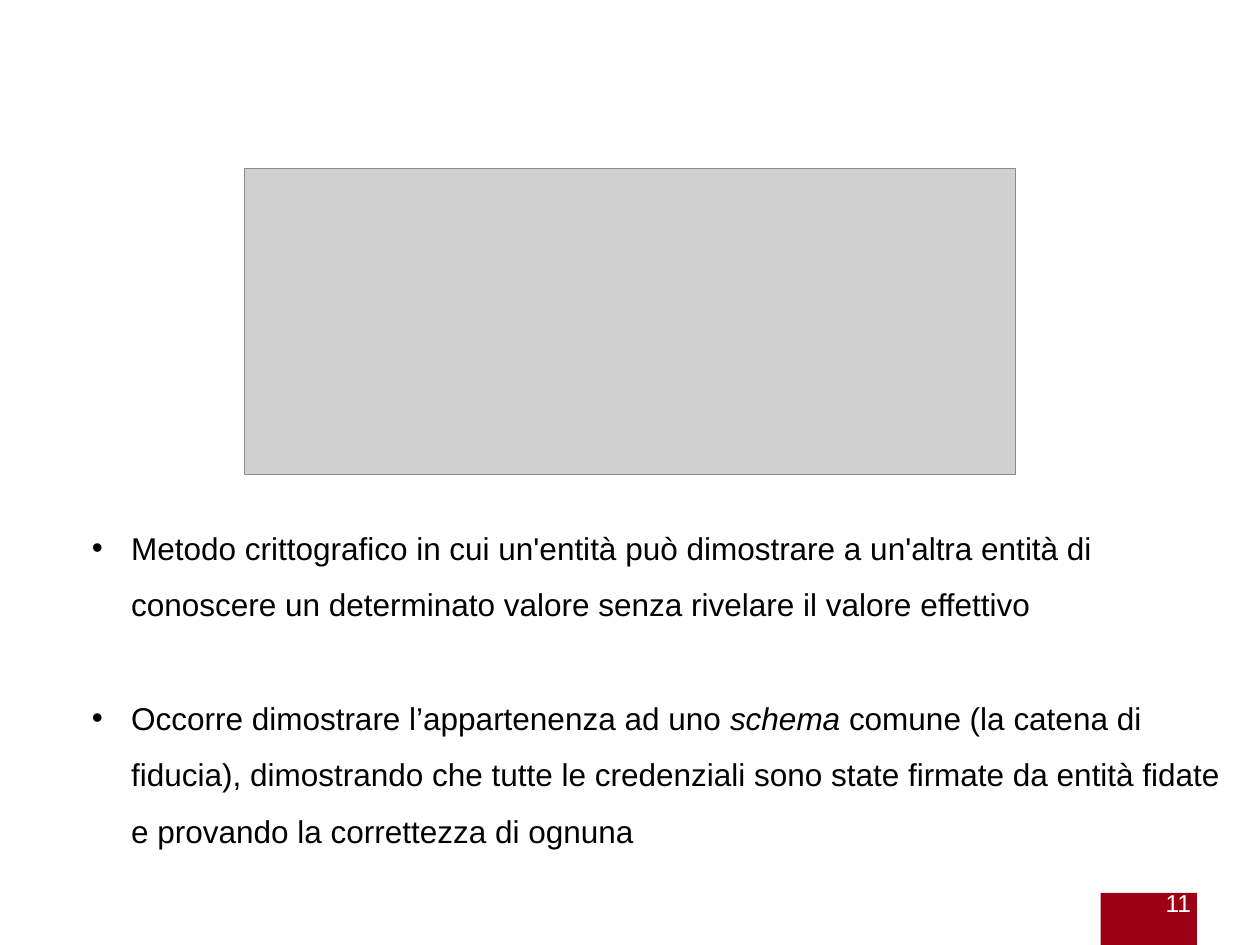
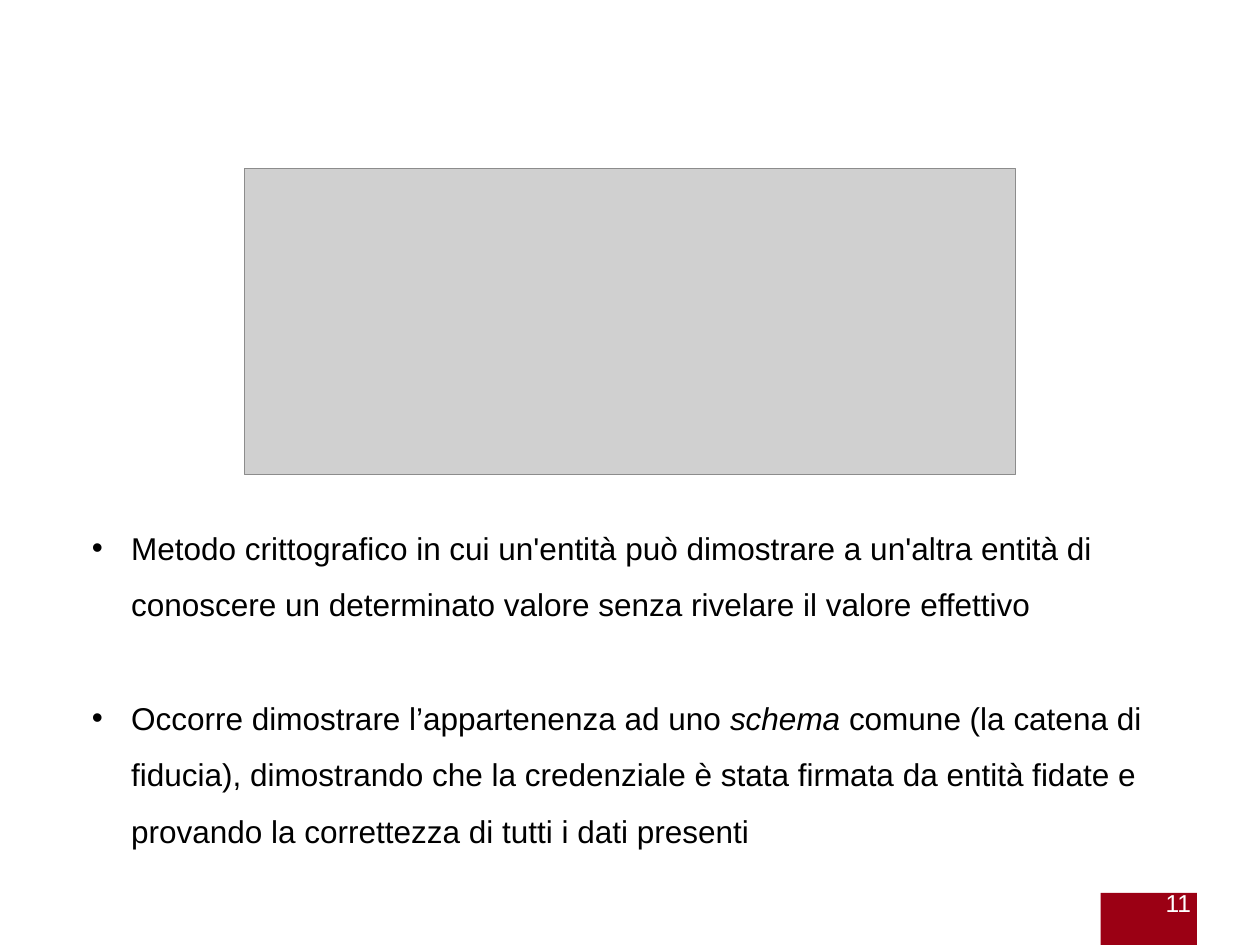
Before and after one commit to gabrielrovesti/Stage-e-Tesi-Triennale-UniPD, a slide deck: slide 11 of Presentazione/Presentazione Gabriel Rovesti.pptx. Drawn at 1260x945 pixels with LibreOffice and Linux fonts; fonts in the diff are those of the drawing; grey boxes stand for pictures; background and template pictures are left out. Boxes give left, top, right and bottom in pixels: in the first picture for what was removed or moved away, otherwise in the second. Text is boxed around its words. In the diff, an @@ line names an element or a change of style, - is before the commit and + after.

```diff
--- a/Presentazione/Presentazione Gabriel Rovesti.pptx
+++ b/Presentazione/Presentazione Gabriel Rovesti.pptx
@@ text at (131, 707, 1142, 849): text changed @@
-• Occorre dimostrare l’appartenenza ad uno schema comune (la catena di fiducia), dimostrando che tutte le credenziali sono state firmate da entità fidate e provando la correttezza di ognuna
+• Occorre dimostrare l’appartenenza ad uno schema comune (la catena di fiducia), dimostrando che la credenziale è stata firmata da entità fidate e provando la correttezza di tutti i dati presenti
```
Also in this commit, not shown: 13 other slides changed, 1 slide removed, 6 other files.
